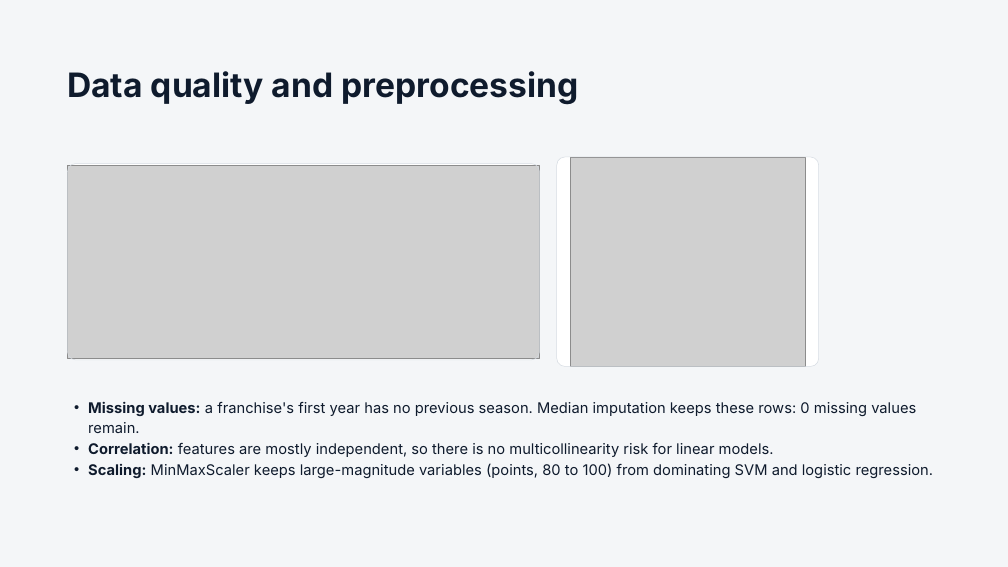
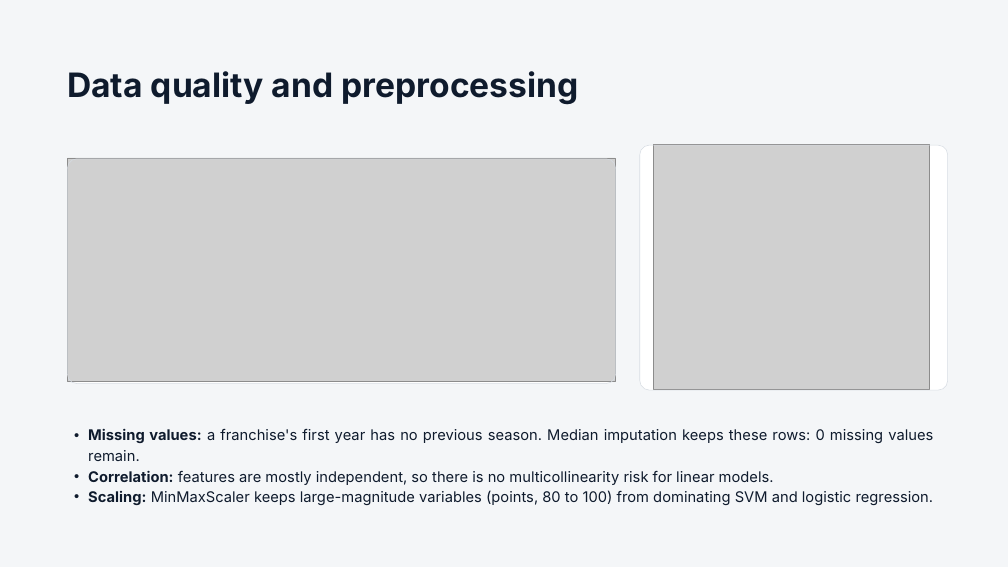
Before and after one commit to Nathan-Pinheiro/AC_hockey_predictions, a slide deck: slide 11 of Predicting NHL Head Coach Changes.pptx. Drawn at 1008x567 pixels with LibreOffice and Linux fonts; fonts in the diff are those of the drawing; grey boxes stand for pictures. Boxes give left, top, right and bottom in pixels: in the first picture for what was removed or moved away, otherwise in the second. Text is boxed around its words. In the diff, an @@ line names an element or a change of style, - is before the commit and + after.

```diff
--- a/Predicting NHL Head Coach Changes.pptx
+++ b/Predicting NHL Head Coach Changes.pptx
@@ rounded rectangle: place and size @@
-rounded rectangle at box(557, 157, 819, 367)
+rounded rectangle at box(640, 145, 948, 390)
@@ rounded rectangle: place and size @@
-rounded rectangle at box(557, 157, 819, 367)
+rounded rectangle at box(640, 144, 948, 390)
@@ picture: place and size @@
-picture at box(570, 157, 805, 366)
+picture at box(653, 144, 929, 390)
@@ rounded rectangle: place and size @@
-rounded rectangle at box(67, 163, 539, 360)
+rounded rectangle at box(67, 159, 616, 383)
@@ rounded rectangle: place and size @@
-rounded rectangle at box(67, 163, 540, 360)
+rounded rectangle at box(67, 159, 616, 384)
@@ picture: place and size @@
-picture at box(68, 166, 540, 358)
+picture at box(68, 158, 616, 382)
@@ text "Missing values: a franchise's first ...": place and size @@
-text "Missing values: a franchise's first ..." at box(88, 402, 934, 478)
+text "Missing values: a franchise's first ..." at box(88, 429, 934, 505)
@@ text "Missing values: a franchise's first ..." at box(88, 429, 934, 505): alignment left to justified @@
```
Also in this commit, not shown: 7 other slides changed, 1 slide added, 2 other files.
